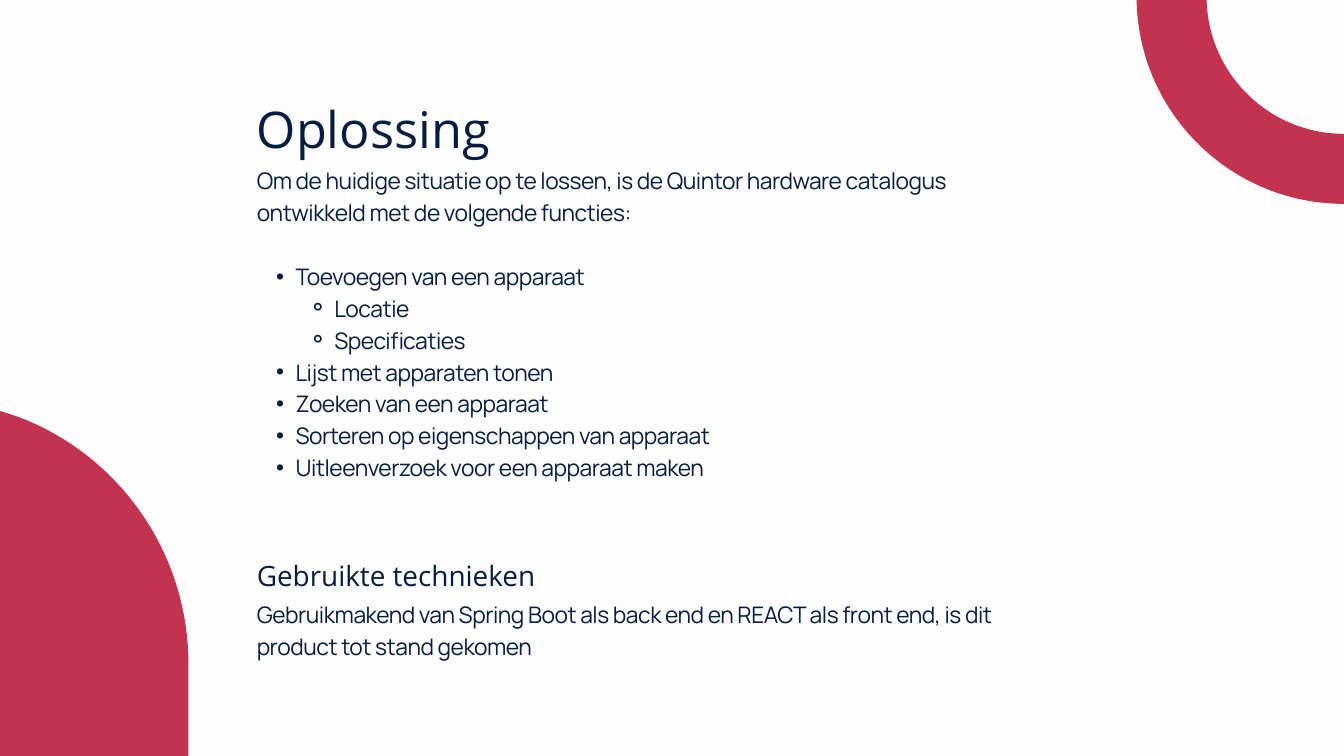
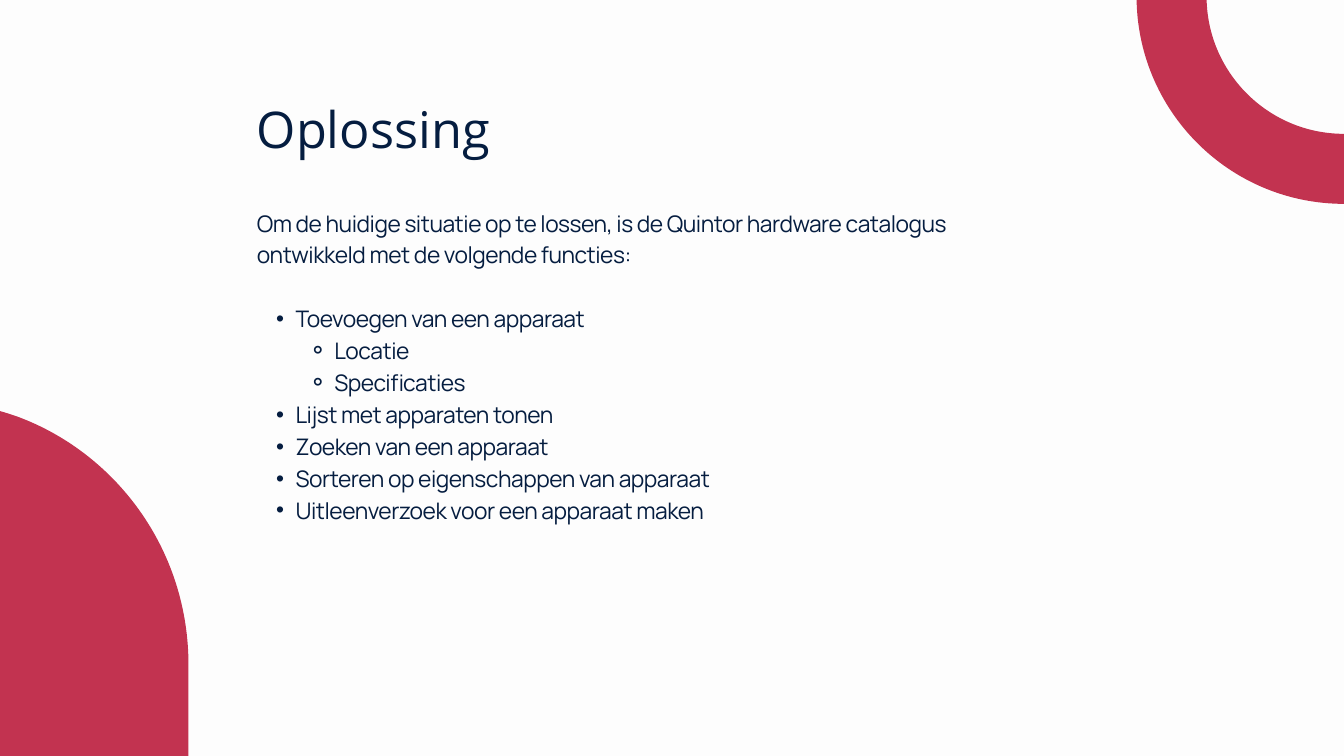
Before and after one commit to MarkStreek/QuintorCatalogBackEnd, a slide deck: slide 4 of docs/presentatie.pptx. Drawn at 1344x756 pixels with LibreOffice and Linux fonts; fonts in the diff are those of the drawing. Boxes give left, top, right and bottom in pixels: in the first picture for what was removed or moved away, otherwise in the second. Text is boxed around its words. In the diff, an @@ line names an element or a change of style, - is before the commit and + after.

```diff
--- a/docs/presentatie.pptx
+++ b/docs/presentatie.pptx
@@ text "Om de huidige situatie op ...": place and size @@
-text "Om de huidige situatie op ..." at (257, 172, 947, 482)
+text "Om de huidige situatie op ..." at (257, 215, 947, 525)
@@ text removed at (257, 564, 536, 587) @@
-Gebruikte technieken
@@ text removed at (257, 606, 992, 661) @@
-Gebruikmakend van Spring Boot als back end en REACT als front end, is dit product tot stand gekomen
```
Also in this commit, not shown: 3 other slides changed, 3 slides added, 1 slide removed, 2 other files.
